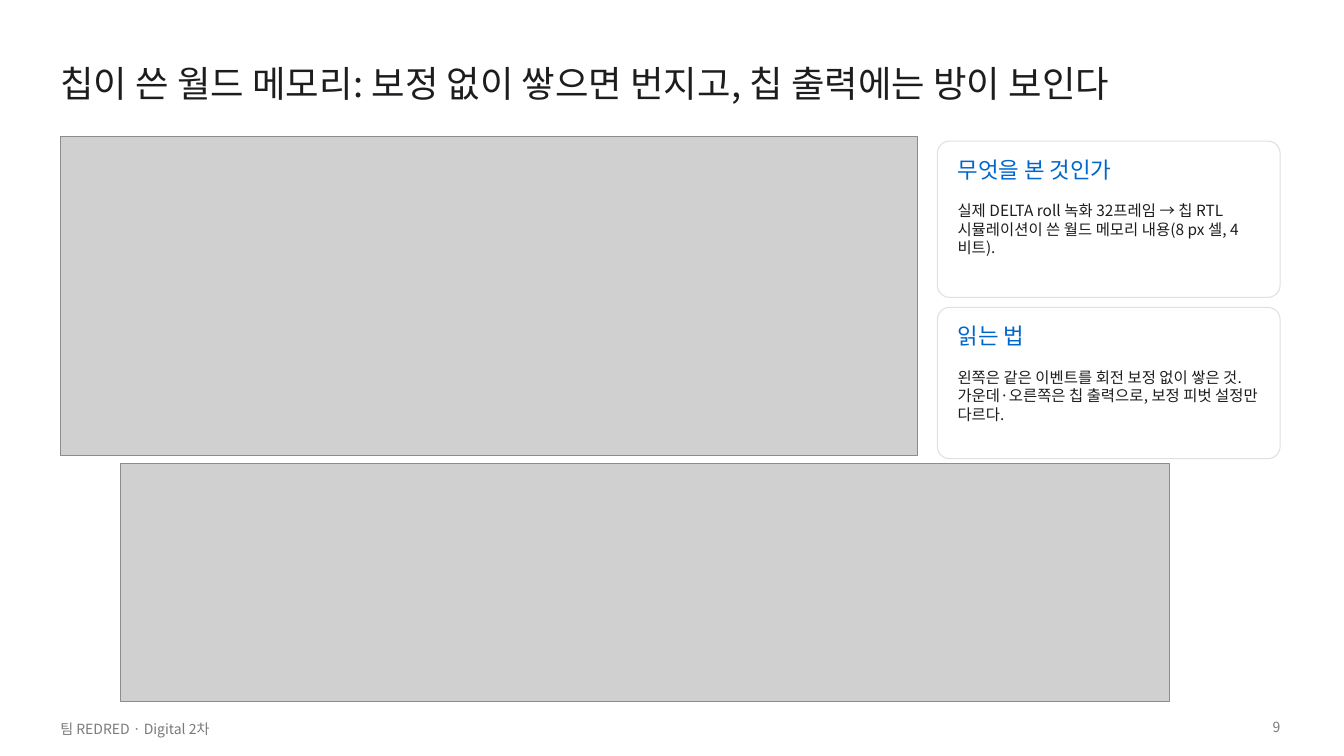
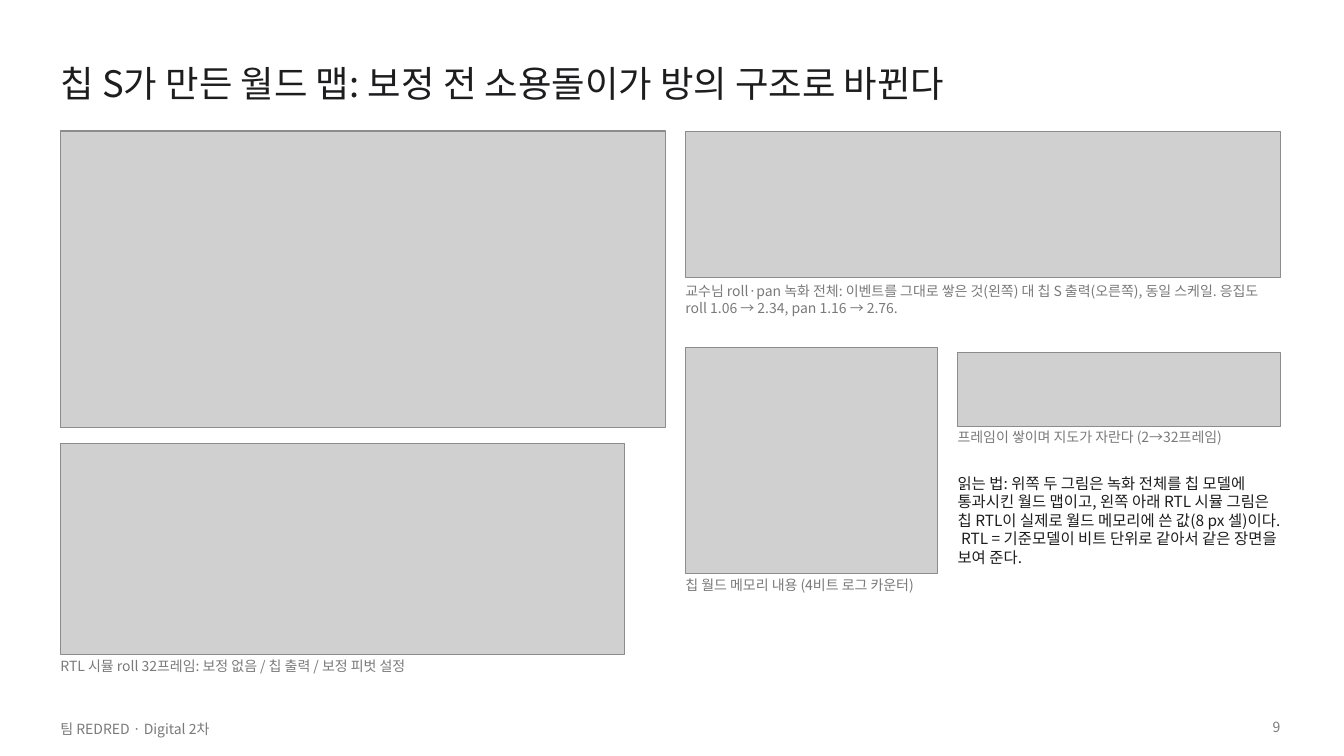
Before and after one commit to GangHeeJo/AI-SEMI, a slide deck: slide 9 of submission/REDRED_2차_발표자료_칩S.pptx. Drawn at 1344x756 pixels with LibreOffice and Linux fonts; fonts in the diff are those of the drawing; grey boxes stand for pictures. Boxes give left, top, right and bottom in pixels: in the first picture for what was removed or moved away, otherwise in the second. Text is boxed around its words. In the diff, an @@ line names an element or a change of style, - is before the commit and + after.

```diff
--- a/submission/REDRED_2차_발표자료_칩S.pptx
+++ b/submission/REDRED_2차_발표자료_칩S.pptx
@@ text at [60,66,944,100]: text changed @@
-칩이 쓴 월드 메모리: 보정 없이 쌓으면 번지고, 칩 출력에는 방이 보인다
+칩 S가 만든 월드 맵: 보정 전 소용돌이가 방의 구조로 바뀐다
@@ picture: place and size @@
-picture at [60,136,918,456]
+picture at [60,131,665,427]
@@ picture added at [686,131,1280,277] @@
@@ rounded rectangle removed at [938,141,1280,297] @@
@@ text removed at [958,159,1112,180] @@
-무엇을 본 것인가
@@ text added at [685,284,1259,316], 10 pt, text #7A7A7A @@
+교수님 roll·pan 녹화 전체: 이벤트를 그대로 쌓은 것(왼쪽) 대 칩 S 출력(오른쪽), 동일 스케일. 응집도 roll 1.06 → 2.34, pan 1.16 → 2.76.
@@ rounded rectangle removed at [938,308,1280,459] @@
@@ text removed at [958,325,1025,346] @@
-읽는 법
@@ picture added at [686,348,938,574] @@
@@ picture: place and size @@
-picture at [121,464,1170,702]
+picture at [958,353,1280,426]
@@ text removed at [958,370,1258,422] @@
-왼쪽은 같은 이벤트를 회전 보정 없이 쌓은 것. 가운데·오른쪽은 칩 출력으로, 보정 피벗 설정만 다르다.
@@ picture added at [60,444,625,654] @@
@@ text added at [958,430,1222,445], 10 pt, text #7A7A7A @@
+프레임이 쌓이며 지도가 자란다 (2→32프레임)
@@ text added at [958,476,1280,565], 11 pt, text #1D1D1F @@
+읽는 법: 위쪽 두 그림은 녹화 전체를 칩 모델에 통과시킨 월드 맵이고, 왼쪽 아래 RTL 시뮬 그림은 칩 RTL이 실제로 월드 메모리에 쓴 값(8 px 셀)이다. RTL = 기준모델이 비트 단위로 같아서 같은 장면을 보여 준다.
@@ text added at [685,578,914,593], 10 pt, text #7A7A7A @@
+칩 월드 메모리 내용 (4비트 로그 카운터)
@@ text at [60,659,406,672]: text changed; size 11 to 10 pt; text colour #1D1D1F to #7A7A7A @@
-실제 DELTA roll 녹화 32프레임 → 칩 RTL 시뮬레이션이 쓴 월드 메모리 내용(8 px 셀, 4비트).
+RTL 시뮬 roll 32프레임: 보정 없음 / 칩 출력 / 보정 피벗 설정
```
Also in this commit, not shown: 3 other slides changed, 10 other files.
